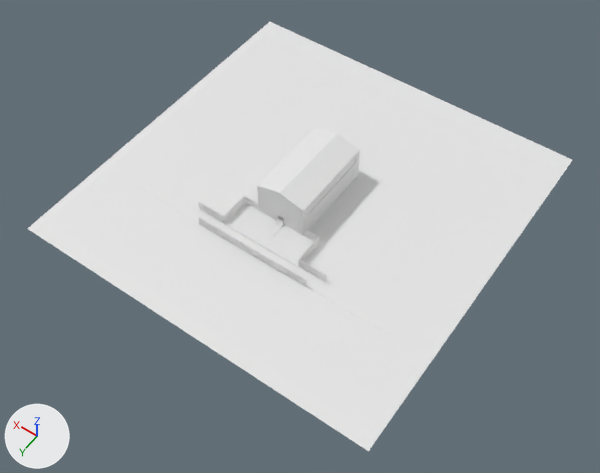
A saved change to the Blender file Pedro/outdoors.blend.
Both versions are drawn from a 50 mm lens placed at (-616.0, 894.0, 1240.0), pointed at (-37.0, 83.0, -34.0). Every picture has the same lights, and +X, +Y and +Z are marked at lower left.

Before the edit, the objects in view are built like this:
```python
me_cube_003 = bpy.data.meshes.new('Cube.003')
me_cube_003.from_pydata(...)  # 82 vertices, 77 faces; spans x -4.3..4.3, y -42.4..16.2, z -2.5..1.2
me_cylinder = bpy.data.meshes.new('Cylinder')
me_cylinder.from_pydata(...)  # 3450 vertices, 3522 faces; spans x -193.0..193.0, y 119.0..240.0, z -1.0..1.0
me_plane = bpy.data.meshes.new('Plane')
me_plane.from_pydata(...)  # 166 vertices, 179 faces; spans x -1.1..1.1, y -1.0..1.2, z -7.7..80.9
me_plane_001 = bpy.data.meshes.new('Plane.001')
me_plane_001.from_pydata(...)  # 16 vertices, 12 faces; spans x -1.1..1.1, y -0.9..0.9, z 38.1..60.1
ob_cube = bpy.data.objects.new('Cube', me_cube_003)
ob_cube.location = (0.0, 173.0, -7.0)
ob_cube.scale = (89.5, 13.2, 1.0)
ob_cylinder = bpy.data.objects.new('Cylinder', me_cylinder)
ob_cylinder.location = (0.0, 0.0, 0.0)
ob_cylinder.scale = (0.785, 0.785, 10.7)
ob_plane = bpy.data.objects.new('Plane', me_plane)
ob_plane.location = (0.0, 0.0, 0.0)
ob_plane.scale = (48.8, 91.1, 1.0)
ob_windows = bpy.data.objects.new('windows', me_plane_001)
ob_windows.location = (0.0, 0.0, 0.0)
ob_windows.scale = (48.8, 91.1, 1.0)
```
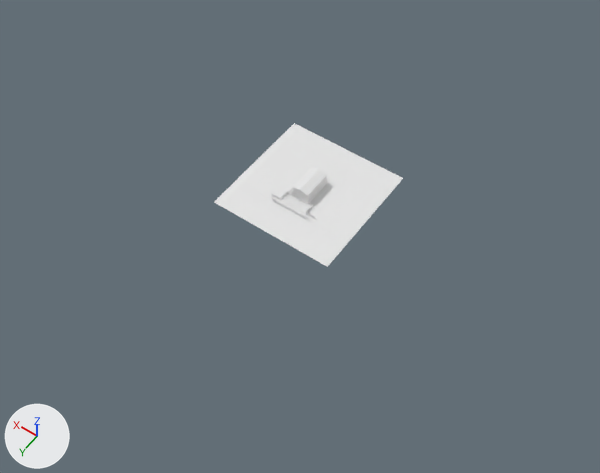
The change in detail:
me_cube_003 is used by ob_cube; location (0.0, 173.0, -7.0); scale (89.5, 13.2, 1.0).
me_cube_003 had 82 vertices, 77 faces and spanned x -4.3..4.3, y -42.4..16.2, z -2.5..1.2.
me_cube_003 now has 3714 vertices, 3790 faces and spans x -4.3..4.3, y -29.6..28.9, z -2.5..87.9.
me_cube_003 part 1: the loose piece of 78 vertices spanning x -3.4..3.4, y -6.1..1.0, z -2.5..1.2 is moved by (0.0, 12.8, 0.0).
me_cube_003 part 2: the loose piece of 4 vertices spanning x -4.3..4.3, y -42.4..16.2, z -1.1 is moved by (0.0, 12.8, 0.0).
me_cube_003 part 3: 3488 vertices added at x -1.7..1.7, y -7.5..13.9, z -0.7..87.9.
Object 'Plane' (ob_plane) is deleted.
Object 'Cube' (ob_cube) moves from (0.0, 173.0, -7.0) to (0.0, 0.0, 0.0).
Object 'Cube' (ob_cube) is rescaled from (89.5, 13.2, 1.0) to (31.1, 4.6, 0.347).
Object 'Cylinder' (ob_cylinder) is deleted.
Object 'windows' (ob_windows) is deleted.

Where the change shows, as pixel boxes [x1, y1, x2, y2] in the pictures (600 x 473 px; the box of a moved part takes in the faces that stretch with it):
'Cube', reshaped, moved, rescaled
    before: [27, 22, 572, 451]
    after: [214, 123, 403, 267]
'Plane', deleted
    before: [257, 128, 360, 235]
'Cylinder', deleted
    before: [198, 195, 328, 286]
'windows', deleted
    before: [307, 158, 355, 215]
part 1 of me_cube_003, moved or reshaped
    before: [131, 175, 399, 336]
    after: [247, 184, 339, 235]
part 2 of me_cube_003, moved or reshaped
    before: [27, 22, 572, 451]
    after: [214, 123, 403, 267]
part 3 of me_cube_003, added
    after: [272, 167, 327, 220]
